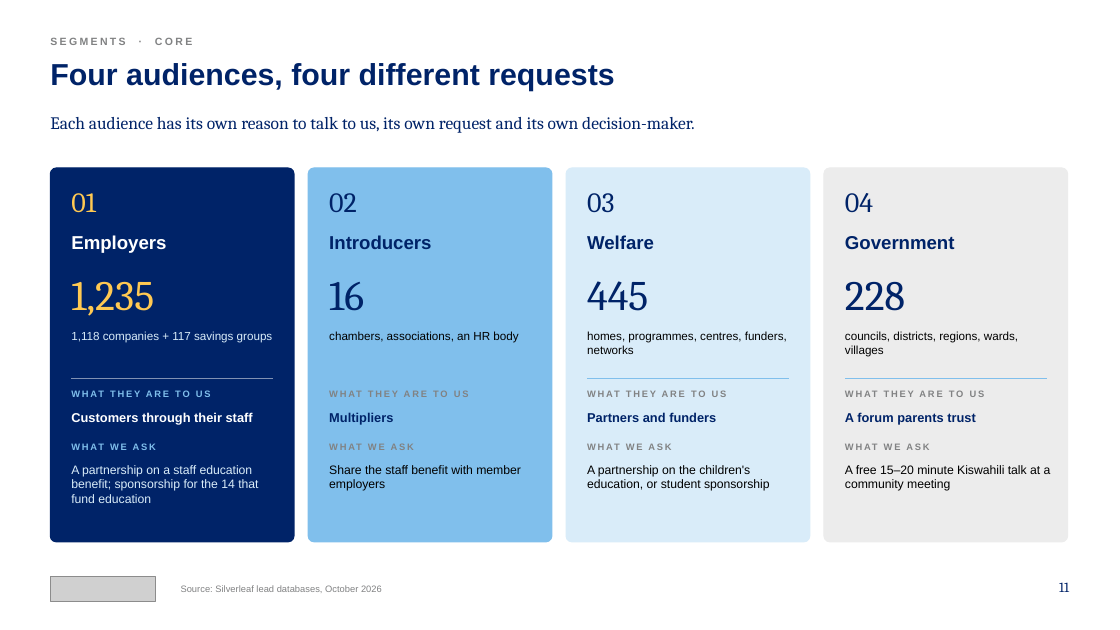
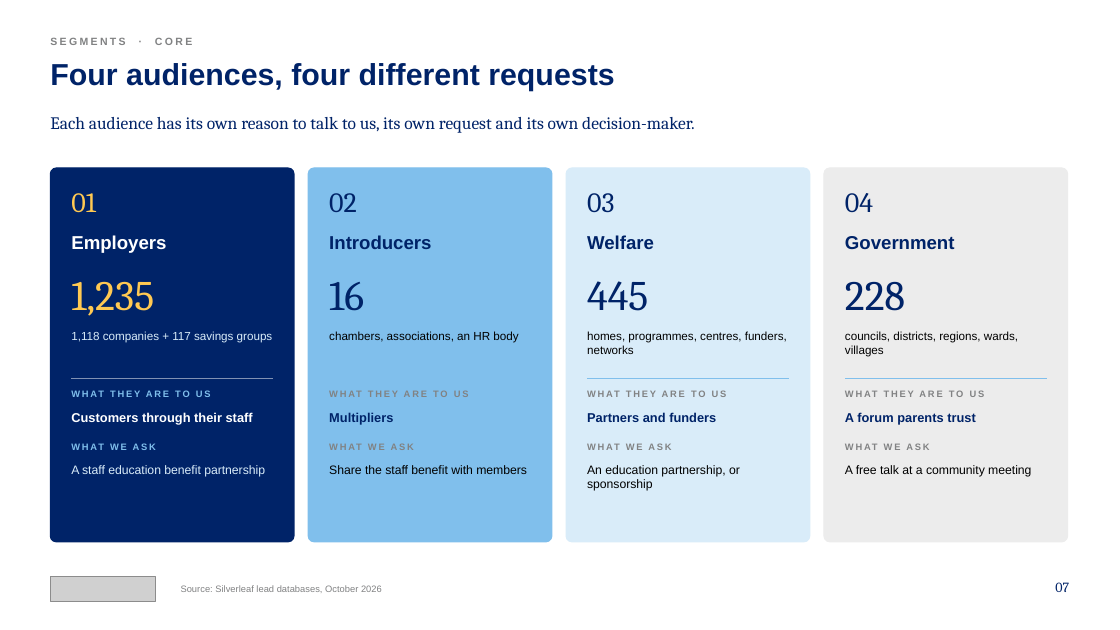
Before and after one commit to Nehemia-joh/Agenticmarketing, a slide deck: slide 7 of outputs/presentations/Silverleaf_Lead_Generation_Strategy_2026-10-12.pptx (slide 11 before the commit). Drawn at 1120x630 pixels with LibreOffice and Linux fonts; fonts in the diff are those of the drawing; grey boxes stand for pictures. Boxes give left, top, right and bottom in pixels: in the first picture for what was removed or moved away, otherwise in the second. Text is boxed around its words. In the diff, an @@ line names an element or a change of style, - is before the commit and + after.

```diff
--- a/outputs/presentations/Silverleaf_Lead_Generation_Strategy_2026-10-12.pptx
+++ b/outputs/presentations/Silverleaf_Lead_Generation_Strategy_2026-10-12.pptx
@@ text at [71, 465, 265, 477]: text changed @@
-A partnership on a staff education benefit; sponsorship for the 14 that fund education
+A staff education benefit partnership
@@ text at [329, 465, 527, 474]: text changed @@
-Share the staff benefit with member employers
+Share the staff benefit with members
@@ text at [587, 465, 740, 491]: text changed @@
-A partnership on the children's education, or student sponsorship
+An education partnership, or sponsorship
@@ text at [845, 465, 1031, 477]: text changed @@
-A free 15–20 minute Kiswahili talk at a community meeting
+A free talk at a community meeting
@@ text at [1055, 582, 1069, 592]: text changed @@
-11
+07
```
Also in this commit, not shown: 22 other slides changed, 2 slides added, 11 slides removed, 2 other files.
